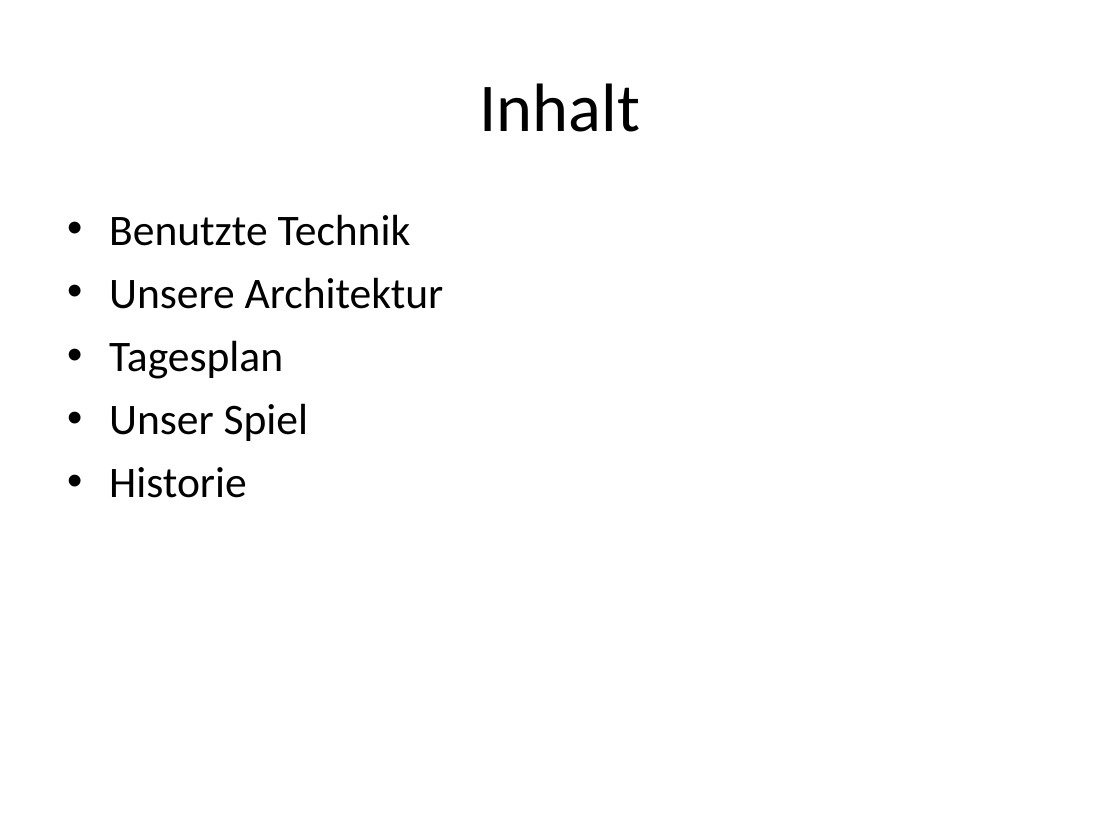
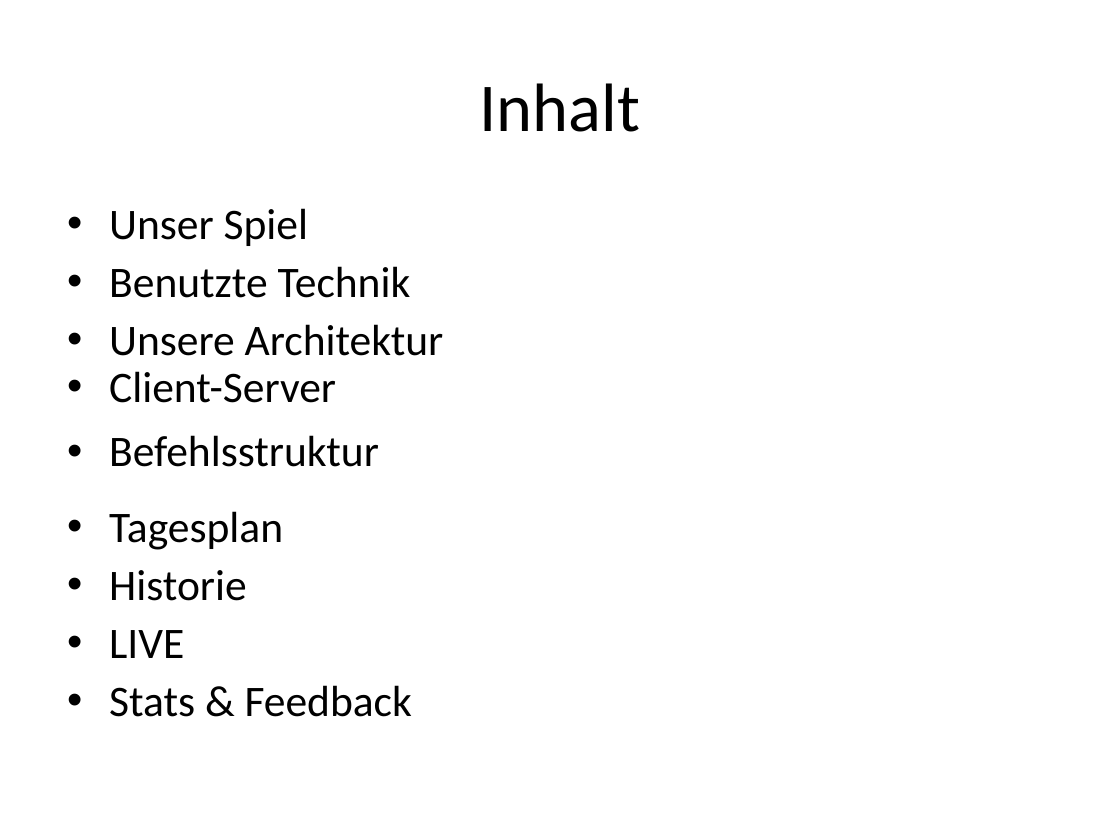
Before and after one commit to FlaShG/SEP12, a slide deck: slide 2 of vortraege/Präsentation_01.odp. Drawn at 1120x840 pixels with LibreOffice and Linux fonts; fonts in the diff are those of the drawing. Boxes give left, top, right and bottom in pixels: in the first picture for what was removed or moved away, otherwise in the second. Text is boxed around its words. In the diff, an @@ line names an element or a change of style, - is before the commit and + after.

Commit message:
Präsentation

```diff
--- a/vortraege/Präsentation_01.odp
+++ b/vortraege/Präsentation_01.odp
@@ text at <box>109,208,308,246</box>: paragraph added @@
+• Unser Spiel
@@ text at <box>109,266,444,601</box>: line spacing 1 to 0.9 @@
@@ text at <box>109,371,379,467</box>: paragraphs added @@
+  • Client-Server
+  • Befehlsstruktur
@@ text at <box>109,403,308,441</box>: paragraph removed @@
-• Unser Spiel
@@ text at <box>109,630,412,717</box>: paragraphs added @@
+• LIVE
+• Stats & Feedback
```
Also in this commit, not shown: 3 other slides changed, 3 slides added, 3 other files.
